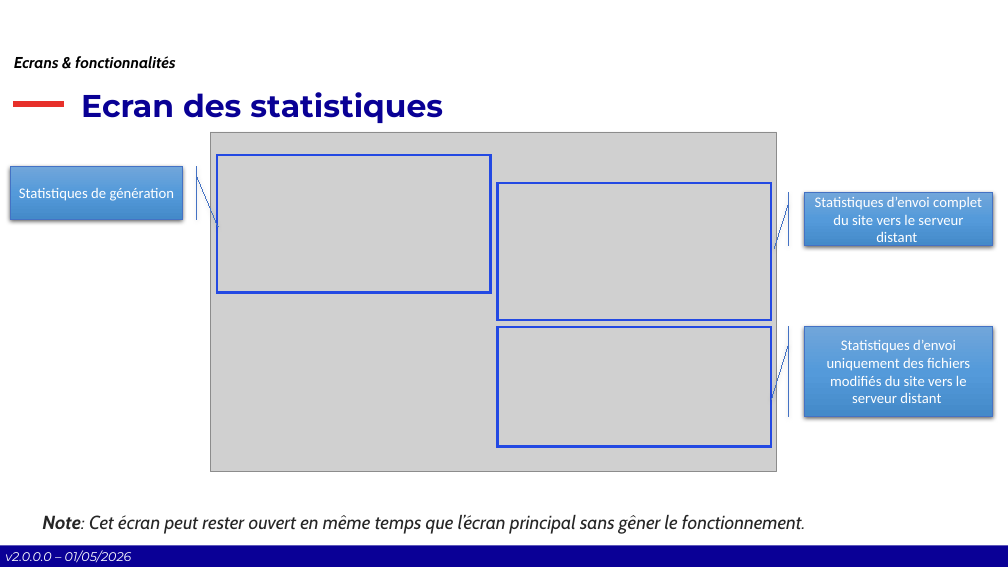
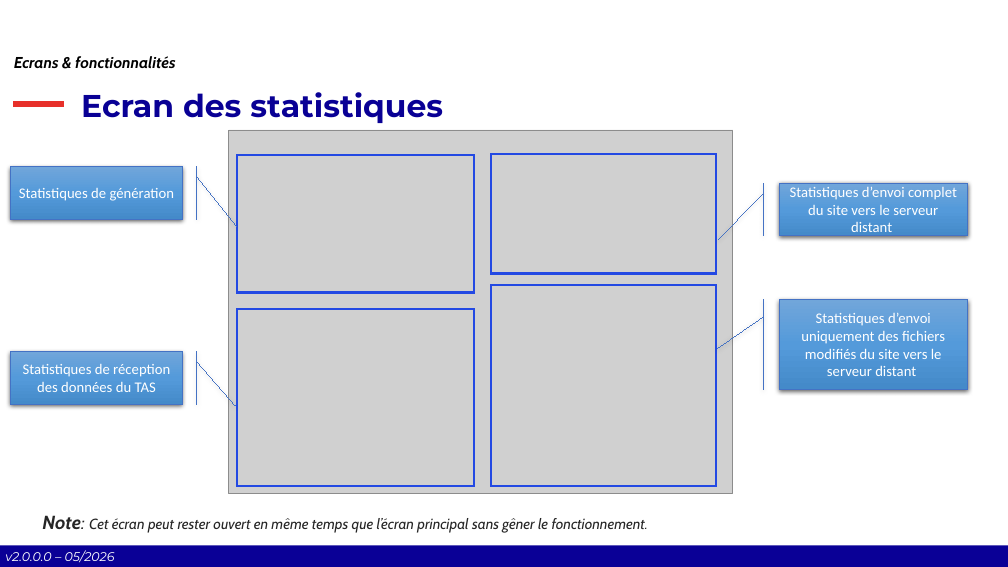
Before and after one commit to Comite-Rhone-Judo/PublicationSuiviCompetition, a slide deck: slide 33 of AppPublication/Documentation/PublicationSuiviCompetition - Manuel d'utilisation.pptx (slide 27 before the commit). Drawn at 1008x567 pixels with LibreOffice and Linux fonts; fonts in the diff are those of the drawing; grey boxes stand for pictures; background and template pictures are left out. Boxes give left, top, right and bottom in pixels: in the first picture for what was removed or moved away, otherwise in the second. Text is boxed around its words. In the diff, an @@ line names an element or a change of style, - is before the commit and + after.

```diff
--- a/AppPublication/Documentation/PublicationSuiviCompetition - Manuel d'utilisation.pptx
+++ b/AppPublication/Documentation/PublicationSuiviCompetition - Manuel d'utilisation.pptx
@@ picture: place and size @@
-picture at [210, 132, 777, 473]
+picture at [229, 130, 734, 494]
@@ rectangle: place and size @@
-rectangle at [217, 155, 491, 293]
+rectangle at [237, 155, 474, 293]
@@ rectangle: place and size @@
-rectangle at [498, 183, 771, 321]
+rectangle at [491, 154, 716, 274]
@@ accent border callout "Statistiques d’envoi complet du site ...": place and size @@
-accent border callout "Statistiques d’envoi complet du site ..." at [805, 193, 993, 246]
+accent border callout "Statistiques d’envoi complet du site ..." at [780, 183, 968, 236]
@@ accent border callout "Statistiques d’envoi complet du site ..." at [780, 183, 968, 236]: proportions changed @@
@@ rectangle: place and size @@
-rectangle at [498, 327, 771, 446]
+rectangle at [491, 285, 716, 486]
@@ rectangle added at [237, 309, 474, 486], outline #2349E3 2.25 pt @@
@@ accent border callout "Statistiques d’envoi uniquement des fichiers ..." at [780, 300, 968, 389]: proportions changed @@
@@ accent border callout "Statistiques d’envoi uniquement des fichiers ...": place and size @@
-accent border callout "Statistiques d’envoi uniquement des fichiers ..." at [805, 327, 993, 416]
+accent border callout "Statistiques d’envoi uniquement des fichiers ..." at [780, 300, 968, 389]
@@ accent border callout added at [11, 352, 182, 405], fill gradient #71A6DB to #559BDB to #448ACA, outline #4472C4 0.75 pt, 14 pt, text #FFFFFF @@
+Statistiques de réception des données du TAS
@@ text "Note: Cet écran peut rester ..." at [42, 515, 648, 533]: size 18 to 14 pt @@
@@ text at [5, 550, 115, 563]: text changed @@
-v2.0.0.0 – 01/05/2026
+v2.0.0.0 – 05/2026
```
Also in this commit, not shown: 38 other slides changed, 11 slides added, 1 slide removed, 12 other files.
